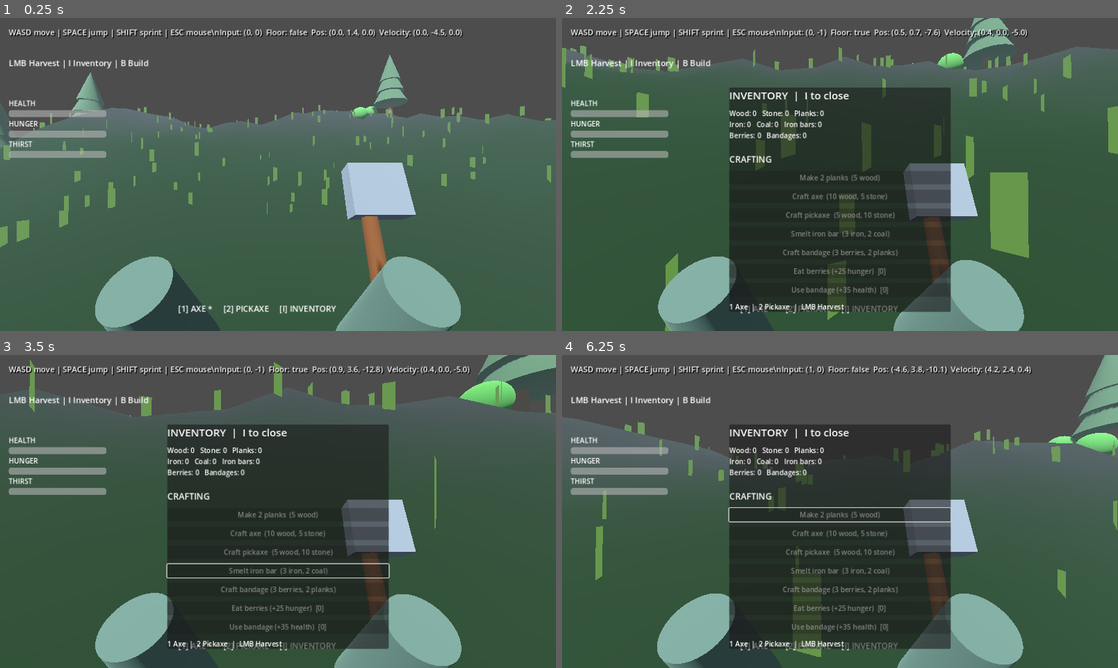
Above: before the commit, frames 1-4 (two rows, left to right).
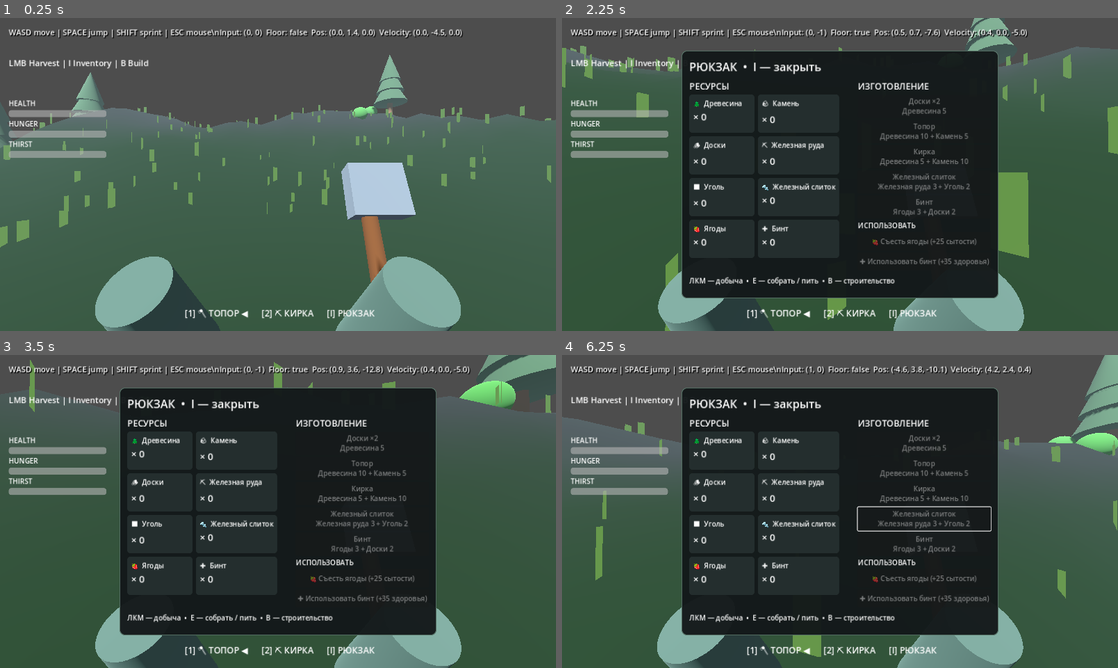
Above: after the commit, the same moments.

Repository: noval000/survival
Game: Godot game, scene res://scenes/Main.tscn
Same seed, same stepped clock (60 frames per second), same inputs: the game is played once before the commit and once after it.
Inputs (mouse positions are in pixels of both pictures, inside the frame that each line leads up to):
- Up to frame 1 (0.25 s): no input
- Up to frame 2 (2.25 s): tap Enter at 0.5 s; move the mouse to (867, 174) at 0.52 s; hold Shift (sprint) 0.53-1.28 s; hold W (move_forward) from 0.53 s (still down); click (867, 174) at 0.67 s; tap Space (jump) at 0.77, 1.52 s; move the mouse to (812, 174) at 1.27 s; tap E at 1.35 s; move the mouse to (851, 168) at 2.02 s; tap I at 2.1 s
- Up to frame 3 (3.5 s): keep holding W (move_forward); move the mouse to (250, 574) at 2.77 s; tap B at 2.85 s; click (250, 574) at 2.92 s; tap Space (jump) at 3.02 s
- Up to frame 4 (6.25 s): move the mouse to (1006, 558) at 3.52 s; release W (move_forward) at 3.53 s; hold A (move_left) 3.53-5.03 s; tap 1 at 3.6 s; tap Space (jump) at 3.77, 4.52, 6.02 s; move the mouse to (673, 464) at 4.27 s; tap 2 at 4.35 s; move the mouse to (867, 511) at 5.02 s; hold S (move_backward) 5.03-5.78 s; tap 3 at 5.1 s; click (867, 511) at 5.17 s; move the mouse to (756, 433) at 5.77 s; hold D (move_right) from 5.78 s (still down); tap 4 at 5.85 s

The runs differ from the first frame. In frame 1, 0.7% of the frame differs, in the area x 32-68%, y 91-96%; in frame 2, 30%; in frame 3, 26%; in frame 4, 30%, in the area x 21-79%, y 10-96%.

Commit message:
Redesign inventory with Russian labels, resource icons, grid slots and recipe costs

Diff:
--- a/godot/scripts/InventoryUI.gd
+++ b/godot/scripts/InventoryUI.gd
@@ -1,17 +1,33 @@
 extends CanvasLayer
 
 signal craft_requested(recipe: String)
-signal tool_selected(tool: String)
 signal consumable_requested(kind: String)
 
-var inventory: Dictionary = {"wood": 0, "stone": 0, "plank": 0, "iron": 0, "coal": 0, "iron_bar": 0, "berries": 0, "bandage": 0}
-var tools: Dictionary = {"axe": true, "pickaxe": true}
-var current_tool: String = "axe"
+const ITEMS := {
+    "wood": ["Древесина", "🌲"],
+    "stone": ["Камень", "🪨"],
+    "plank": ["Доски", "🪵"],
+    "iron": ["Железная руда", "⛏"],
+    "coal": ["Уголь", "⬛"],
+    "iron_bar": ["Железный слиток", "🔩"],
+    "berries": ["Ягоды", "🍓"],
+    "bandage": ["Бинт", "✚"]
+}
+const RECIPES := {
+    "plank": ["Доски ×2", {"wood": 5}],
+    "axe": ["Топор", {"wood": 10, "stone": 5}],
+    "pickaxe": ["Кирка", {"wood": 5, "stone": 10}],
+    "iron_bar": ["Железный слиток", {"iron": 3, "coal": 2}],
+    "bandage": ["Бинт", {"berries": 3, "plank": 2}]
+}
+var inventory: Dictionary = {}
+var tools: Dictionary = {}
+var current_tool := "axe"
 var panel: PanelContainer
-var resource_text: Label
-var hint_text: Label
 var hotbar_text: Label
+var item_labels: Dictionary = {}
 var recipe_buttons: Dictionary = {}
+var use_buttons: Dictionary = {}
 
 func _ready() -> void:
     layer = 10
@@ -21,47 +37,95 @@
     add_child(root)
     hotbar_text = Label.new()
     hotbar_text.set_anchors_preset(Control.PRESET_CENTER_BOTTOM)
-    hotbar_text.position = Vector2(-230, -65)
-    hotbar_text.add_theme_font_size_override("font_size", 19)
+    hotbar_text.position = Vector2(-215, -55)
+    hotbar_text.add_theme_font_size_override("font_size", 20)
     root.add_child(hotbar_text)
     panel = PanelContainer.new()
     panel.set_anchors_preset(Control.PRESET_CENTER)
-    panel.position = Vector2(-255, -200)
-    panel.custom_minimum_size = Vector2(510, 400)
+    panel.position = Vector2(-365, -285)
+    panel.custom_minimum_size = Vector2(730, 570)
     root.add_child(panel)
+    var style := StyleBoxFlat.new()
+    style.bg_color = Color(0.075, 0.095, 0.10, 0.96)
+    style.border_color = Color(0.33, 0.43, 0.39)
+    style.set_border_width_all(2)
+    style.set_corner_radius_all(12)
+    style.set_content_margin_all(18)
+    panel.add_theme_stylebox_override("panel", style)
     var content := VBoxContainer.new()
     content.add_theme_constant_override("separation", 12)
     panel.add_child(content)
-    var title := Label.new()
-    title.text = "INVENTORY  |  I to close"
-    title.add_theme_font_size_override("font_size", 24)
-    content.add_child(title)
-    resource_text = Label.new()
-    content.add_child(resource_text)
-    var divider := HSeparator.new()
-    content.add_child(divider)
-    var recipes := Label.new()
-    recipes.text = "CRAFTING"
-    recipes.add_theme_font_size_override("font_size", 20)
-    content.add_child(recipes)
-    for recipe in ["plank", "axe", "pickaxe", "iron_bar", "bandage"]:
+    var heading := Label.new()
+    heading.text = "РЮКЗАК  •  I — закрыть"
+    heading.add_theme_font_size_override("font_size", 26)
+    content.add_child(heading)
+    var columns := HBoxContainer.new()
+    columns.add_theme_constant_override("separation", 22)
+    content.add_child(columns)
+    var left := VBoxContainer.new()
+    left.size_flags_horizontal = Control.SIZE_EXPAND_FILL
+    columns.add_child(left)
+    var resource_title := Label.new()
+    resource_title.text = "РЕСУРСЫ"
+    resource_title.add_theme_font_size_override("font_size", 20)
+    left.add_child(resource_title)
+    var grid := GridContainer.new()
+    grid.columns = 2
+    grid.add_theme_constant_override("h_separation", 8)
+    grid.add_theme_constant_override("v_separation", 8)
+    left.add_child(grid)
+    for kind in ITEMS:
+        var slot := PanelContainer.new()
+        slot.custom_minimum_size = Vector2(150, 88)
+        var slot_style := StyleBoxFlat.new()
+        slot_style.bg_color = Color(0.14, 0.18, 0.18)
+        slot_style.set_corner_radius_all(7)
+        slot_style.set_content_margin_all(9)
+        slot.add_theme_stylebox_override("panel", slot_style)
+        grid.add_child(slot)
+        var cell := VBoxContainer.new()
+        slot.add_child(cell)
+        var icon_label := Label.new()
+        icon_label.text = ITEMS[kind][1] + "  " + ITEMS[kind][0]
+        icon_label.add_theme_font_size_override("font_size", 16)
+        cell.add_child(icon_label)
+        var amount := Label.new()
+        amount.add_theme_font_size_override("font_size", 22)
+        cell.add_child(amount)
+        item_labels[kind] = amount
+    var right := VBoxContainer.new()
+    right.custom_minimum_size.x = 290
+    columns.add_child(right)
+    var crafting_title := Label.new()
+    crafting_title.text = "ИЗГОТОВЛЕНИЕ"
+    crafting_title.add_theme_font_size_override("font_size", 20)
+    right.add_child(crafting_title)
+    for recipe in RECIPES:
         var button := Button.new()
-        button.pressed.connect(_on_craft.bind(recipe))
+        button.custom_minimum_size.y = 48
+        button.pressed.connect(_craft.bind(recipe))
+        right.add_child(button)
         recipe_buttons[recipe] = button
-        content.add_child(button)
+    var use_title := Label.new()
+    use_title.text = "ИСПОЛЬЗОВАТЬ"
+    right.add_child(use_title)
     for kind in ["berries", "bandage"]:
-        var consume := Button.new()
-        consume.name = "Consume_" + kind
-        consume.pressed.connect(func() -> void: consumable_requested.emit(kind))
-        content.add_child(consume)
-    hint_text = Label.new()
-    hint_text.text = "1 Axe  |  2 Pickaxe  |  LMB Harvest"
-    content.add_child(hint_text)
+        var button := Button.new()
+        button.custom_minimum_size.y = 42
+        button.pressed.connect(_consume.bind(kind))
+        right.add_child(button)
+        use_buttons[kind] = button
+    var footer := Label.new()
+    footer.text = "ЛКМ — добыча  •  E — собрать / пить  •  B — строительство"
+    content.add_child(footer)
     panel.visible = false
     refresh()
 
-func _on_craft(recipe: String) -> void:
+func _craft(recipe: String) -> void:
     craft_requested.emit(recipe)
+
+func _consume(kind: String) -> void:
+    consumable_requested.emit(kind)
 
 func toggle_inventory() -> bool:
     panel.visible = not panel.visible
@@ -80,29 +144,24 @@
 func refresh() -> void:
     if hotbar_text == null:
         return
-    hotbar_text.text = "[1] AXE%s     [2] PICKAXE%s     [I] INVENTORY" % [" *" if current_tool == "axe" else "", " *" if current_tool == "pickaxe" else ""]
-    if resource_text == null:
-        return
-    resource_text.text = "Wood: %d   Stone: %d   Planks: %d\nIron: %d   Coal: %d   Iron bars: %d" % [int(inventory.get("wood", 0)), int(inventory.get("stone", 0)), int(inventory.get("plank", 0)), int(inventory.get("iron", 0)), int(inventory.get("coal", 0)), int(inventory.get("iron_bar", 0))]
-    resource_text.text += "\nBerries: %d   Bandages: %d" % [int(inventory.get("berries", 0)), int(inventory.get("bandage", 0))]
-    var berry_button: Button = resource_text.get_parent().get_node("Consume_berries")
-    berry_button.text = "Eat berries (+25 hunger)  [%d]" % int(inventory.get("berries", 0))
-    berry_button.disabled = int(inventory.get("berries", 0)) <= 0
-    var bandage_use: Button = resource_text.get_parent().get_node("Consume_bandage")
-    bandage_use.text = "Use bandage (+35 health)  [%d]" % int(inventory.get("bandage", 0))
-    bandage_use.disabled = int(inventory.get("bandage", 0)) <= 0
-    var craft_bandage: Button = recipe_buttons["bandage"]
-    craft_bandage.text = "Craft bandage (3 berries, 2 planks)"
-    craft_bandage.disabled = int(inventory.get("berries", 0)) < 3 or int(inventory.get("plank", 0)) < 2
-    var smelt_button: Button = recipe_buttons["iron_bar"]
-    smelt_button.text = "Smelt iron bar  (3 iron, 2 coal)"
-    smelt_button.disabled = int(inventory.get("iron", 0)) < 3 or int(inventory.get("coal", 0)) < 2
-    var plank_button: Button = recipe_buttons["plank"]
-    plank_button.text = "Make 2 planks  (5 wood)"
-    plank_button.disabled = int(inventory.get("wood", 0)) < 5
-    var axe_button: Button = recipe_buttons["axe"]
-    axe_button.text = "Craft axe  (10 wood, 5 stone)"
-    axe_button.disabled = int(inventory.get("wood", 0)) < 10 or int(inventory.get("stone", 0)) < 5
-    var pick_button: Button = recipe_buttons["pickaxe"]
-    pick_button.text = "Craft pickaxe  (5 wood, 10 stone)"
-    pick_button.disabled = int(inventory.get("wood", 0)) < 5 or int(inventory.get("stone", 0)) < 10
+    hotbar_text.text = "[1] 🪓 ТОПОР%s      [2] ⛏ КИРКА%s      [I] РЮКЗАК" % [" ◀" if current_tool == "axe" else "", " ◀" if current_tool == "pickaxe" else ""]
+    for kind in item_labels:
+        var label: Label = item_labels[kind]
+        label.text = "× %d" % int(inventory.get(kind, 0))
+    for recipe in RECIPES:
+        var info: Array = RECIPES[recipe]
+        var costs: Dictionary = info[1]
+        var available := true
+        var parts: Array[String] = []
+        for material in costs:
+            var count: int = int(costs[material])
+            parts.append("%s %d" % [ITEMS[material][0], count])
+            if int(inventory.get(material, 0)) < count:
+                available = false
+        var button: Button = recipe_buttons[recipe]
+        button.text = "%s\n%s" % [info[0], " + ".join(parts)]
+        button.disabled = not available
+    use_buttons["berries"].text = "🍓 Съесть ягоды (+25 сытости)"
+    use_buttons["berries"].disabled = int(inventory.get("berries", 0)) <= 0
+    use_buttons["bandage"].text = "✚ Использовать бинт (+35 здоровья)"
+    use_buttons["bandage"].disabled = int(inventory.get("bandage", 0)) <= 0
